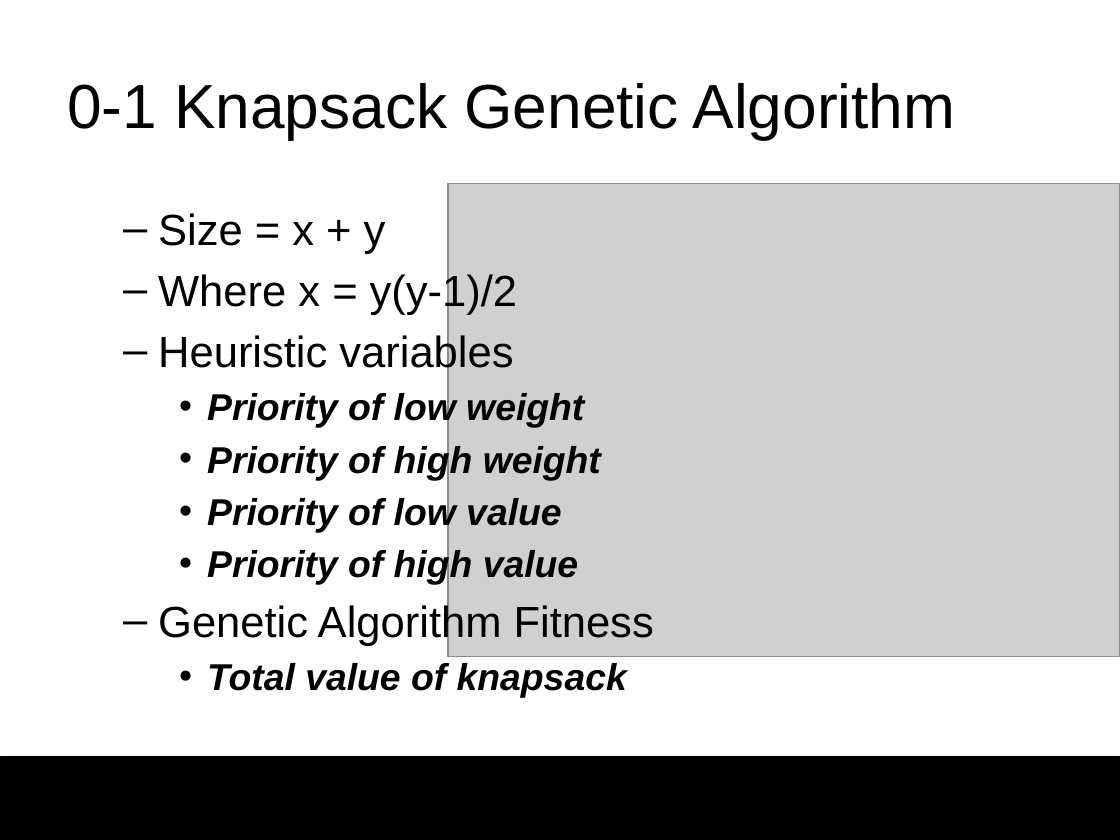
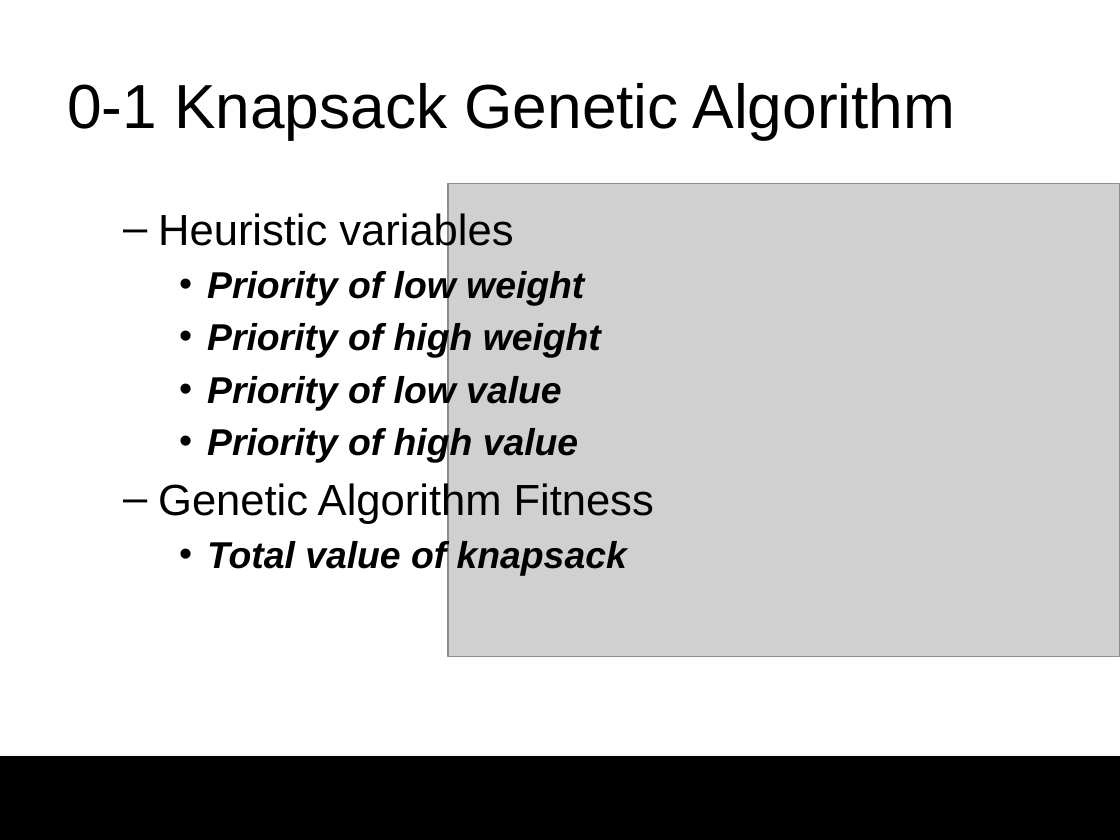
Before and after one commit to darrare/MS-Thesis, a slide deck: slide 10 of Documentation/Presentation.pptx (slide 6 before the commit). Drawn at 1120x840 pixels with LibreOffice and Linux fonts; fonts in the diff are those of the drawing; grey boxes stand for pictures; background and template pictures are left out. Boxes give left, top, right and bottom in pixels: in the first picture for what was removed or moved away, otherwise in the second. Text is boxed around its words. In the diff, an @@ line names an element or a change of style, - is before the commit and + after.

```diff
--- a/Documentation/Presentation.pptx
+++ b/Documentation/Presentation.pptx
@@ text at <box>158,213,517,315</box>: paragraphs removed @@
-  – Size = x + y
-  – Where x = y(y-1)/2
```
Also in this commit, not shown: 11 other slides changed, 16 slides added, 1 slide removed, 2 other files.
